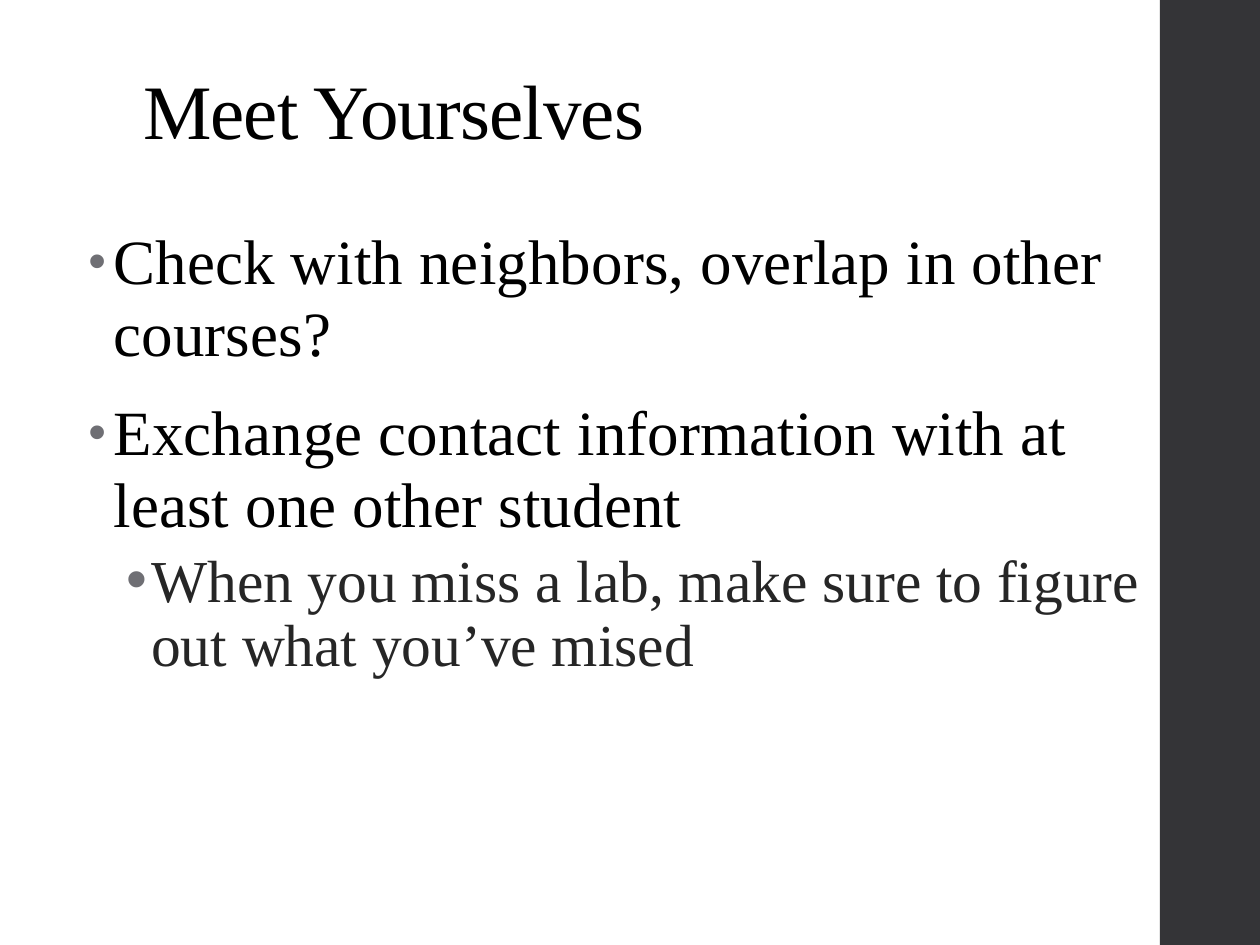
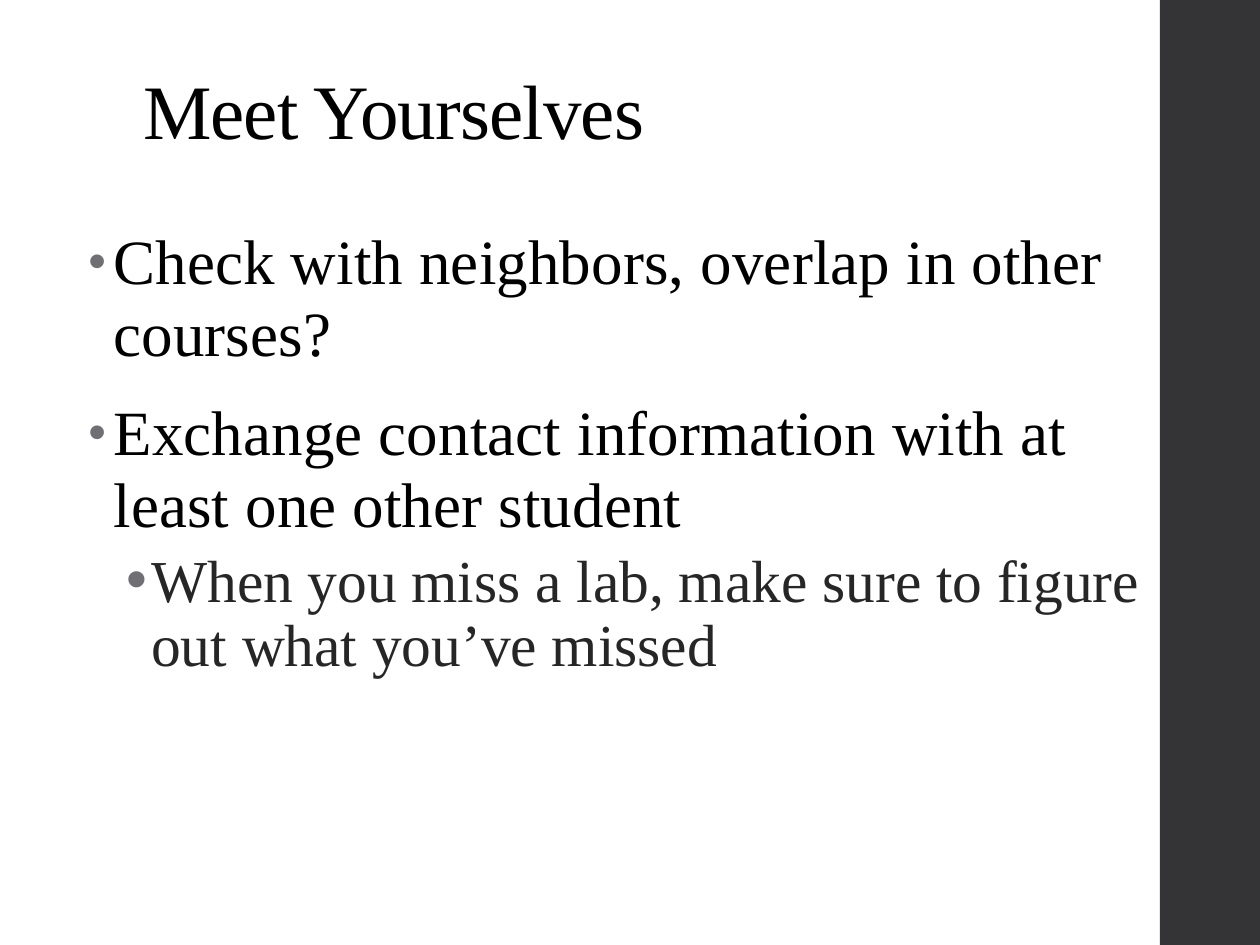
Before and after one commit to psadil/psych241, a slide deck: slide 3 of slides/lab1_21jan2016/lab1_21jan2016.pptx. Drawn at 1260x945 pixels with LibreOffice and Linux fonts; fonts in the diff are those of the drawing. Boxes give left, top, right and bottom in pixels: in the first picture for what was removed or moved away, otherwise in the second. Text is boxed around its words. In the diff, an @@ line names an element or a change of style, - is before the commit and + after.

```diff
--- a/slides/lab1_21jan2016/lab1_21jan2016.pptx
+++ b/slides/lab1_21jan2016/lab1_21jan2016.pptx
@@ text at (x1=151, y1=560, x2=1139, y2=678): text changed @@
-  • When you miss a lab, make sure to figure out what you’ve mised
+  • When you miss a lab, make sure to figure out what you’ve missed
```
Also in this commit, not shown: 5 other slides changed, 1 slide added, 12 slides removed, 3 other files.
